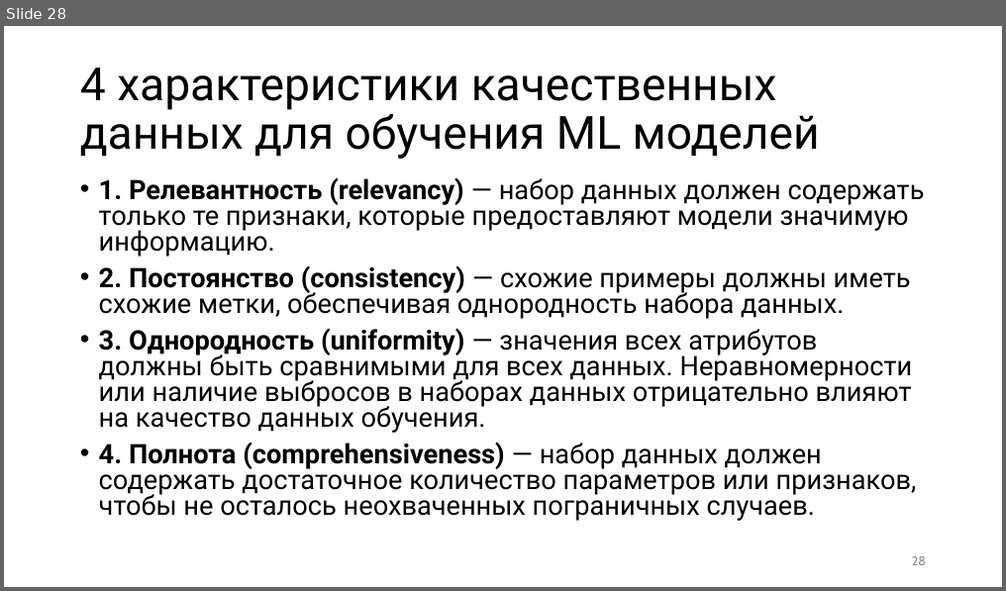
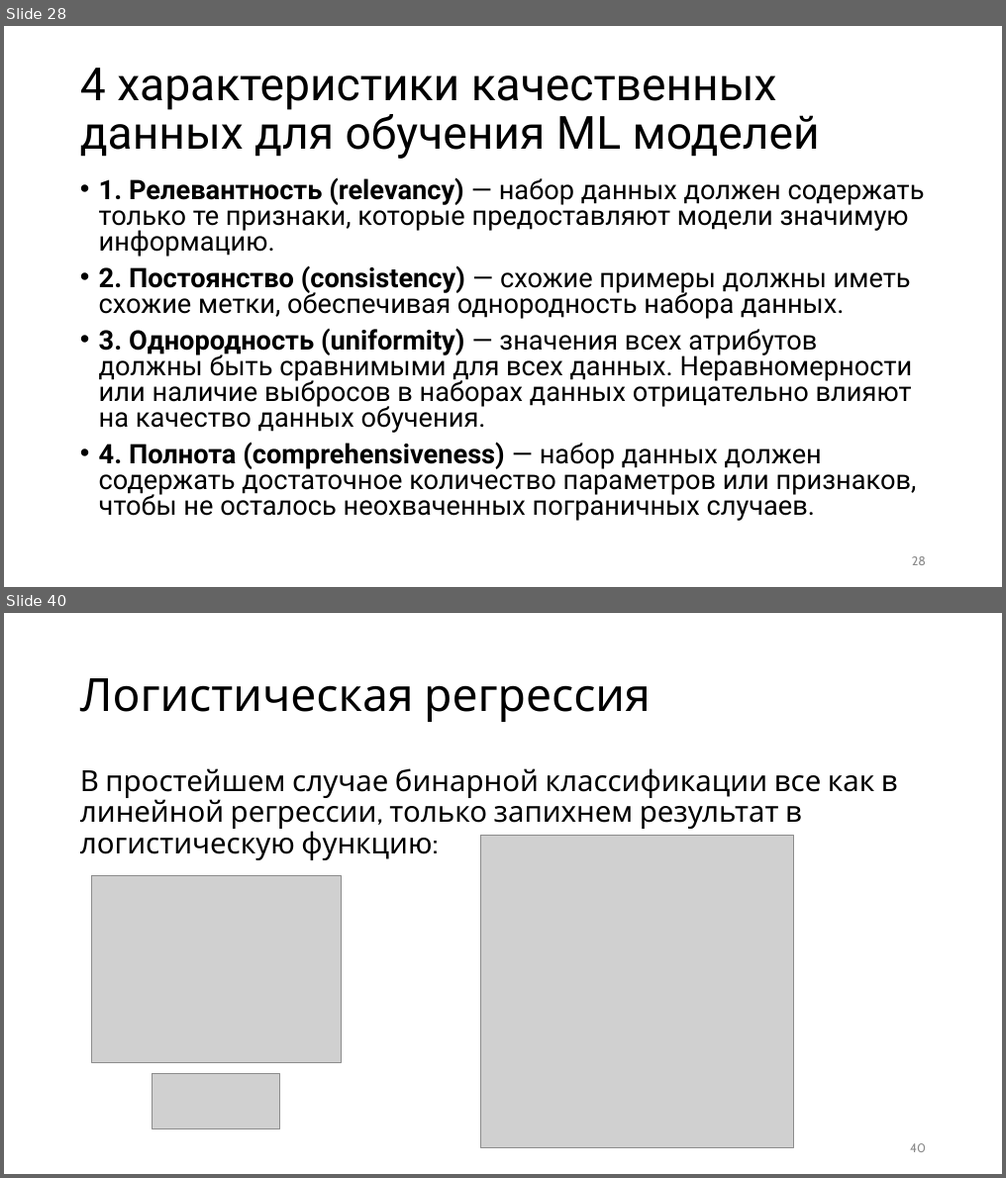
Before and after one commit to kurmakaevAlsu/ML_kurs2022, a slide deck: Машинное обучение.pptx. Shown one above the other, each under a label of ours: slide 28 before the commit, slides 28 and 40 after it; the slides between them are not shown. The pictures are 1006x591 and 1006x1178 pixels, drawn with LibreOffice and Linux fonts; fonts in the diff are those of the drawing; grey boxes stand for pictures. Boxes give left, top, right and bottom in pixels: in the first picture for what was removed or moved away, otherwise in the second. Text is boxed around its words. In the diff, an @@ line names an element or a change of style, - is before the commit and + after.

```diff
--- a/Машинное обучение.pptx
+++ b/Машинное обучение.pptx
@@ slide 40 added at bbox=[4, 613, 1002, 1174], background #FFFFFF @@
@@ title added at bbox=[80, 678, 650, 722], 44 pt, text #000000 @@
+Логистическая регрессия
@@ text added at bbox=[80, 768, 898, 861], 28 pt, text #000000 @@
+В простейшем случае бинарной классификации все как в линейной регрессии, только запихнем результат в логистическую функцию:
@@ picture added at bbox=[481, 836, 794, 1149] @@
@@ picture added at bbox=[91, 875, 341, 1062] @@
@@ picture added at bbox=[152, 1074, 280, 1131] @@
@@ page number added at bbox=[910, 1144, 926, 1153], 12 pt, text #8C8C8C @@
+40
```
Also in this commit, not shown: 14 other slides added.
